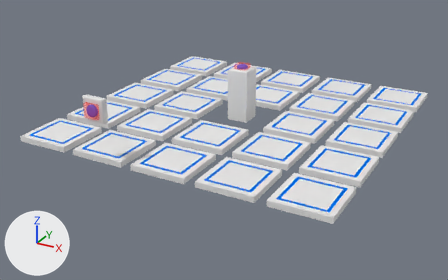
What one commit did to the Blender file blender_models/Machines/Plate.blend.
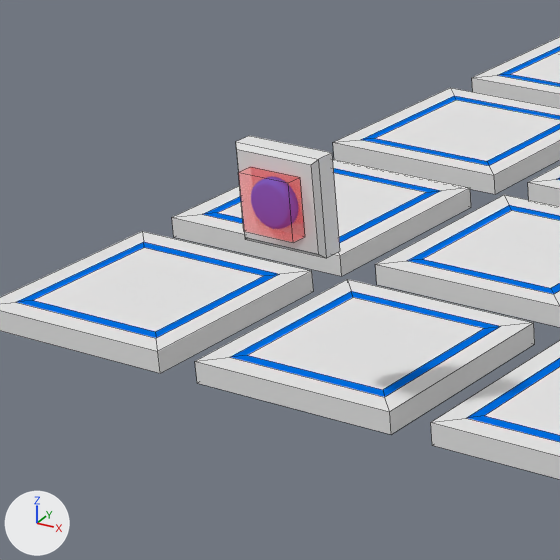
Each version is shown whole from a 50 mm lens placed at (5.11, -10.01, 4.45), pointed at (-0.05, -0.62, -0.25), then close up on the part from 6% to 36% of the width and 22% to 71% of the height. Lighting does not change. The marker at lower left points along +X, +Y and +Z. The close-ups show mesh edges as thin lines.

Before the edit, the objects in view are built like this:
```python
me_cube_001 = bpy.data.meshes.new('Cube.001')
me_cube_001.from_pydata(...)  # 16 vertices, 14 faces; spans x -0.5..0.5, y -0.5..0.5, z 0.0..0.1
# faces by material slot: [2, 8, 4]
me_cube_001.materials.append(mat_paper)  # its picture is missing
me_cube_001.materials.append(mat_paperdark)  # its picture is missing
me_cube_001.materials.append(mat_blue)  # blue #006ee4
me_cube_003 = bpy.data.meshes.new('Cube.003')
me_cube_003.from_pydata(...)  # 12 vertices, 10 faces; spans x -0.2..0.2, y -0.1..0.0, z -0.2..0.2
# faces by material slot: [6, 4]
me_cube_003.materials.append(mat_paper)  # its picture is missing
me_cube_003.materials.append(mat_paperdark)  # its picture is missing
me_cube_004 = bpy.data.meshes.new('Cube.004')
me_cube_004.from_pydata(...)  # a box spanning x -0.12..0.12, y -0.07..0.0, z -0.12..0.12
me_cube_004.materials.append(mat_interactable)  # black #000000
ob_in = bpy.data.objects.new('IN', me_cube_004)
ob_in.parent = ob_buttonretry
ob_in.matrix_parent_inverse = Matrix(((10.0, 0.0, 0.0, 10.0), (0.0, 0.0, 10.0, -10.0), (0.0, -10.0, 0.0, -31.0), (0.0, 0.0, 0.0, 1.0)))
ob_in.location = (-1.0, -3.1, 1.0)
ob_panelretry = bpy.data.objects.new('PanelRetry', me_cube_003)
ob_panelretry.location = (-1.0, -3.0, 1.0)
ob_plate_3_5 = bpy.data.objects.new('Plate_3_5', me_cube_001)
ob_plate_3_5.parent = ob_plates
ob_plate_3_5.location = (0.0, -2.4, 0.0)
# also in view: 'Plate_2_3' at (-1.2, 0.0, 0.05); 'Plate_1_3' at (-2.4, 0.0, 0.05); 'Plate_2_5' at (-1.2, -2.4, 0.05); 'Plate_1_4' at (-2.4, -1.2, 0.05); 'Plate_2_4' at (-1.2, -1.2, 0.05)
```
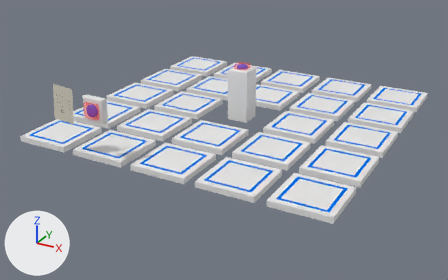
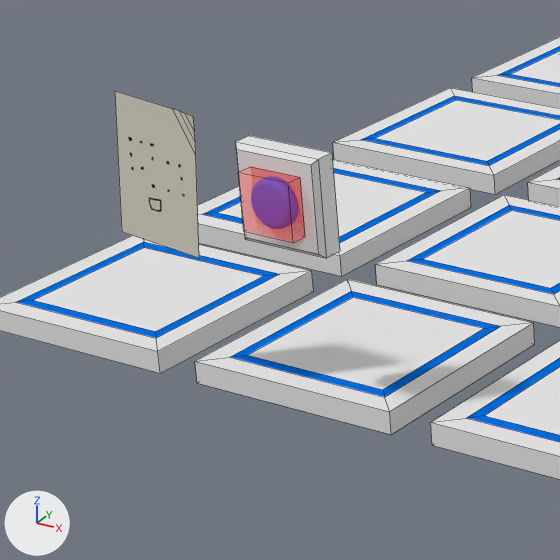
Boxes (x1, y1, x2, y2) around the edits, measured in the close-ups (560 x 560 px):
'Instructions', added: after (115, 91, 199, 258)

What changed in the scene script:
```text
Add img_platesinstructions_png:
    img_platesinstructions_png = load_image('PlatesInstructions.png', '../../unity_project/Paper Box/Assets/Textures/Box/PlatesInstructions.png', 200, 308, 'sRGB')
Add mat_platespaper:
    mat_platespaper = principled_material('PlatesPaper')
    mat_platespaper.texture = img_platesinstructions_png
    mat_platespaper.roughness = 1.0
    mat_platespaper.specular_ior_level = 0.1
Add me_plane:
    me_plane.from_pydata(...)  # 10 vertices, 4 faces; spans x -0.012..0.0, y -0.225..0.225, z -0.316..0.316
    me_plane.polygons.foreach_set('use_smooth', [True] * 4)
    me_plane.materials.append(mat_platespaper)  # picture img_platesinstructions_png
Add ob_instructions:
    ob_instructions = bpy.data.objects.new('Instructions', me_plane)
    ob_instructions.location = (-1.6, -3.1, 1.0)
    ob_instructions.rotation_euler = (0.0, 0.0, 1.571)  # degrees (0, 0, 90)
```
